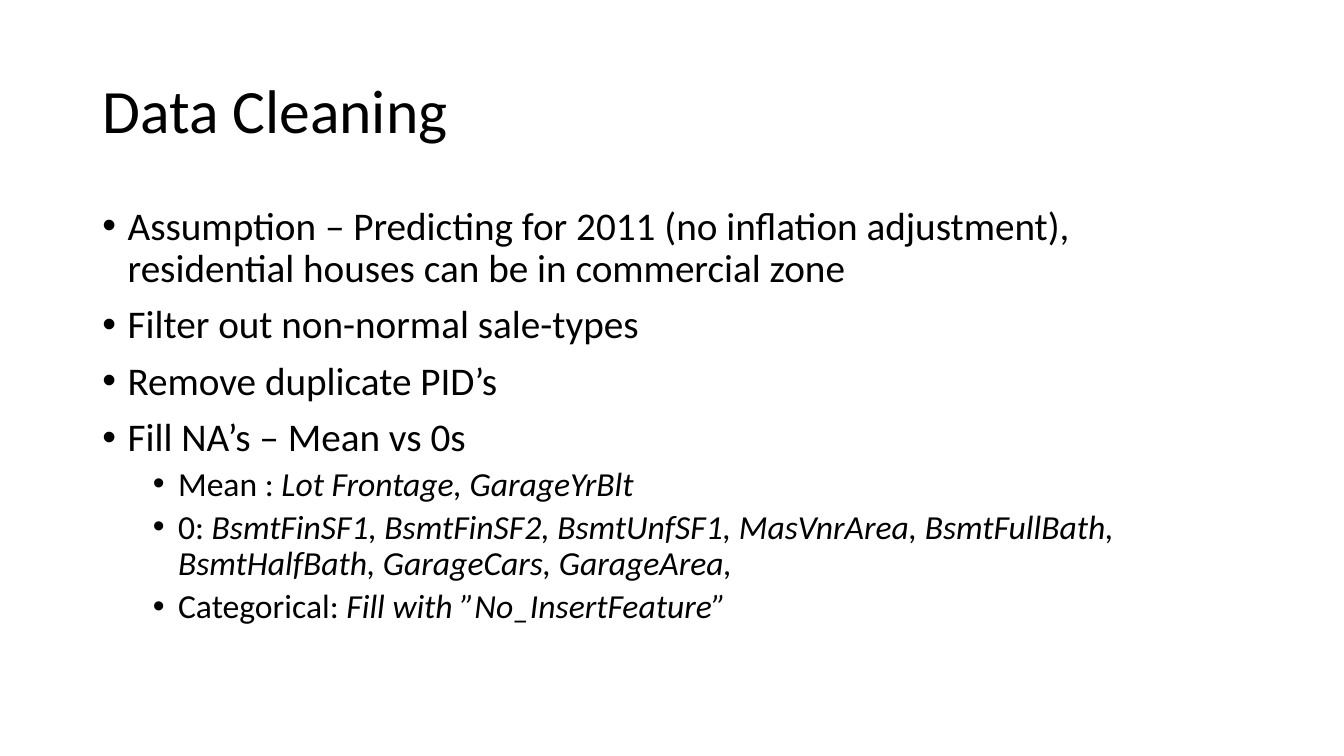
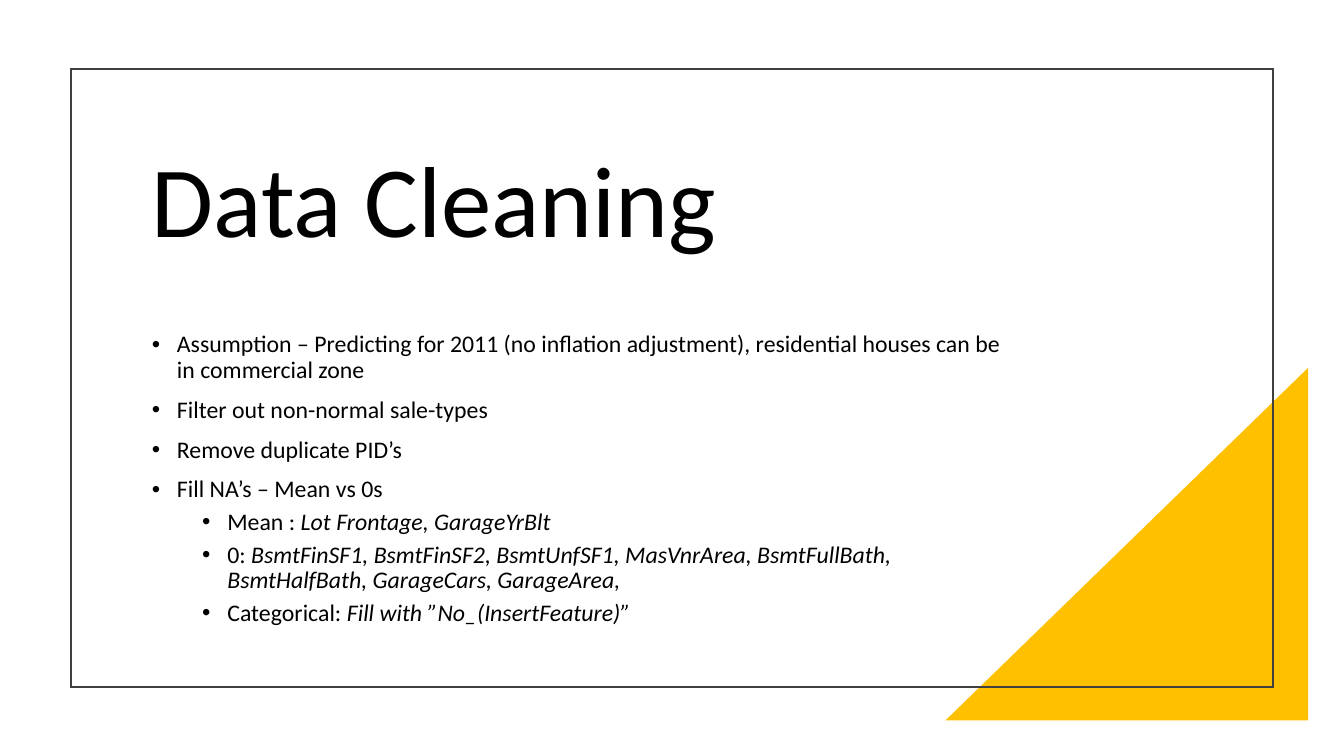
Before and after one commit to djhang99/housing_prices, a slide deck: slide 9 of Draft_Presentation.pptx. Drawn at 1344x756 pixels with LibreOffice and Linux fonts; fonts in the diff are those of the drawing. Boxes give left, top, right and bottom in pixels: in the first picture for what was removed or moved away, otherwise in the second. Text is boxed around its words. In the diff, an @@ line names an element or a change of style, - is before the commit and + after.

Commit message:
presentation formatting

```diff
--- a/Draft_Presentation.pptx
+++ b/Draft_Presentation.pptx
@@ rectangle added at bbox=[71, 69, 1273, 687], outline #404040 1.5 pt @@
@@ title "Data Cleaning": place and size @@
-title "Data Cleaning" at bbox=[102, 90, 448, 144]
+title "Data Cleaning" at bbox=[152, 167, 716, 255]
@@ title "Data Cleaning" at bbox=[152, 167, 716, 255]: size 44 to 72 pt @@
@@ text "Assumption – Predicting for 2011 ...": place and size @@
-text "Assumption – Predicting for 2011 ..." at bbox=[128, 211, 1114, 624]
+text "Assumption – Predicting for 2011 ..." at bbox=[177, 334, 999, 625]
@@ text at bbox=[177, 334, 999, 592]: size 28 to 17 pt in "Assumption – Predicting for 2011 (no inflation ...", "Filter out non-normal sale-types", "Remove duplicate PID’s", "Fill NA’s – Mean vs 0s"; size 24 to 17 pt in "Mean : Lot Frontage, GarageYrBlt", "0: BsmtFinSF1, BsmtFinSF2, BsmtUnfSF1, MasVnrArea, BsmtFullB ..." @@
@@ right triangle added at bbox=[946, 368, 1309, 721], fill #FFC000 @@
@@ text at bbox=[227, 604, 631, 625]: text changed; size 24 to 17 pt @@
-  • Categorical: Fill with ”No_InsertFeature”
+  • Categorical: Fill with ”No_(InsertFeature)”
```
Also in this commit, not shown: 15 other slides changed, 4 slides added, 2 slides removed.
